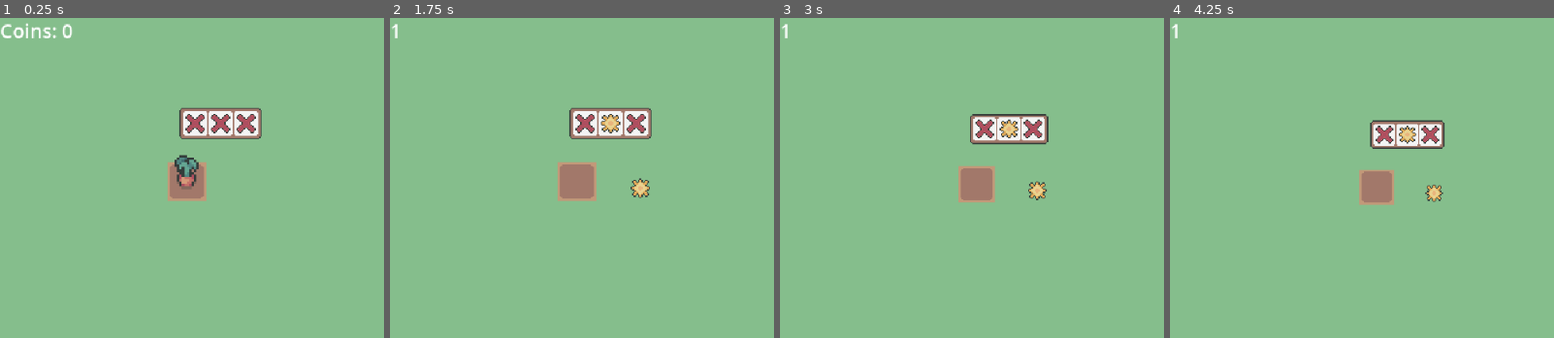
Above: before the commit, frames 1-4 (left to right).
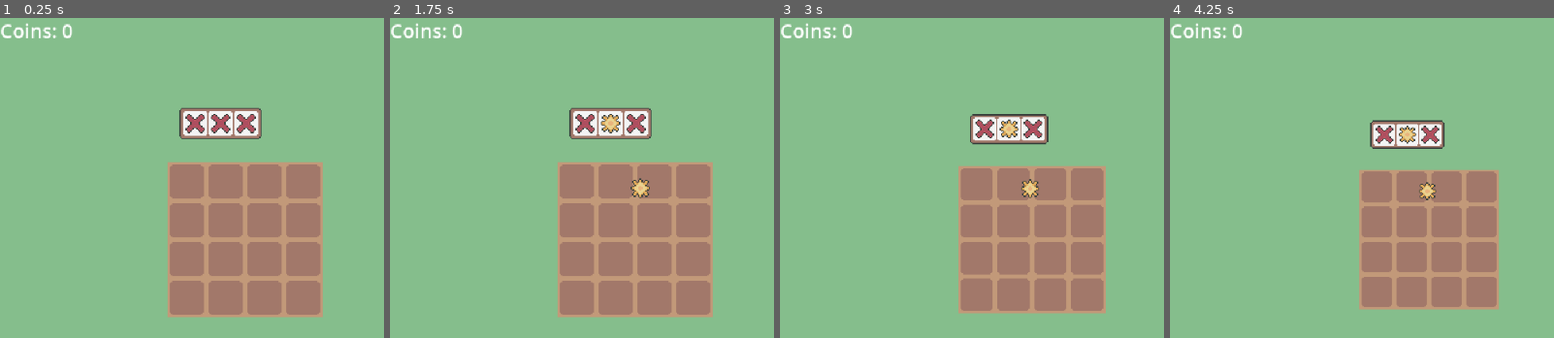
Above: after the commit, the same moments.

Repository: eric-marsh/farminata
Game: Godot game, scene res://scene/scene_switcher.tscn
Same seed, same stepped clock (60 frames per second), same inputs: the game is played once before the commit and once after it.
Inputs (mouse positions are in pixels of both pictures, inside the frame that each line leads up to):
- Up to frame 1 (0.25 s): no input
- Up to frame 2 (1.75 s): tap Enter at 0.5 s; drag from (608, 123) to (outside the picture) at 0.52 s; tap Space (ui_select) at 1.25 s; drag from (578, 181) to (739, 322) at 1.27 s
- Up to frame 3 (3 s): tap Enter at 2 s; move the mouse to (1029, 187) at 2.02 s; tap Mouse wheel down (SCROLL_DOWN) at 2.1 s; click (1029, 187) at 2.17 s; tap Space (ui_select) at 2.75 s; drag from (1129, 322) to (975, 184) at 2.77 s
- Up to frame 4 (4.25 s): tap Enter at 3.5 s; move the mouse to (outside the picture) at 3.52 s; tap Mouse wheel down (SCROLL_DOWN) at 3.6 s; click (outside the picture) at 3.67 s; tap Space (ui_select) at 3.77 s

The runs differ from the first frame. In frame 1, 19% of the frame differs, in the area x 43-85%, y 42-94%; in frame 2, 19%; in frame 3, 17%; in frame 4, 15%.

Commit message:
fix grid positioning

Diff:
--- a/scene/droppable.tscn
+++ b/scene/droppable.tscn
@@ -4,7 +4,6 @@
 [ext_resource type="Texture2D" uid="uid://rxlpd65q3trl" path="res://img/slots/symbols/carrot_seed.png" id="1_j5dow"]
 
 [sub_resource type="CircleShape2D" id="CircleShape2D_34vfq"]
-radius = 6.0
 
 [node name="Droppable" type="RigidBody2D" groups=["droppable"]]
 z_index = 1
--- a/scene/main.tscn
+++ b/scene/main.tscn
@@ -21,6 +21,7 @@
 paired_plot_grid = NodePath("../PlotGrid")
 
 [node name="PlotGrid" parent="PlotContainer" instance=ExtResource("4_0ha60")]
+num_plots = 16
 
 [node name="Drops" type="Node2D" parent="."]
 
--- a/script/canvas_layer.gd
+++ b/script/canvas_layer.gd
@@ -7,8 +7,6 @@
 func _process(delta: float) -> void:
 	pass
 
-
-
 func update_money_counter():
 	if Globals.Main:
 		$MarginContainer/VBoxContainer/HBoxContainer/MoneyLabel.text = str(Globals.Main.money_count)
--- a/script/plot.gd
+++ b/script/plot.gd
@@ -8,7 +8,8 @@
 @export var grow_type: Enum.Grow_Types = Enum.Grow_Types.None
 
 
-var size: Vector2
+
+var size: Vector2 = Vector2(32, 32)
 
 func _ready() -> void:
 	size = Vector2($Dirt.texture.get_width(), $Dirt.texture.get_height())
--- a/script/plot_grid.gd
+++ b/script/plot_grid.gd
@@ -1,25 +1,71 @@
 extends Node2D
 class_name plot_grid
 
-@export var num_plots = 10
+@export var num_plots = 1
 
 var plots: Array[plot] = []
 func _ready() -> void:
-	for c in get_children():
-		plots.push_back(c)
-	pass
+	reset_plots()
 
 func _process(delta: float) -> void:
+	reset_plots()
 	pass
 
 const PLOT = preload("res://scene/plot.tscn")
 func reset_plots():
 	for c in get_children():
+		plots.push_back(c)
+	for c in get_children():
 		c.queue_free()
 
-	var p = PLOT.instantiate() as plot
-	add_child(p)
-	plots.push_back(p)
+	var plots_left = num_plots
+	while plots_left > 0:
+		var p = PLOT.instantiate() as plot
+		p.position = get_square_position(num_plots - plots_left) * p.size
+		add_child(p)
+		plots.push_back(p)
+		plots_left -= 1
+
+
+func get_square_position(index: int) -> Vector2:
+	var num_columns = ceil(sqrt(num_plots))
+	match index:
+		0:
+			return Vector2(0, 0)
+		1:
+			return Vector2(1, 0)
+		2:
+			return Vector2(0, 1)
+		3:
+			return Vector2(1, 1)
+		4:
+			return Vector2(2, 0)
+		5:
+			return Vector2(2, 1)
+		6:
+			return Vector2(0, 2)
+		7:
+			return Vector2(1, 2)
+		8:
+			return Vector2(2, 2)
+		9:
+			return Vector2(3, 0)
+		10:
+			return Vector2(3, 1)
+		11:
+			return Vector2(3, 2)
+		12:
+			return Vector2(0, 3)
+		13:
+			return Vector2(1, 3)
+		14:
+			return Vector2(2, 3)
+		15:
+			return Vector2(3, 3)
+		_:
+			return Vector2.ZERO
+
+
 
 func get_random_plot_position() -> Vector2:
 	var p = plots.pick_random()
--- a/script/slot_machine.gd
+++ b/script/slot_machine.gd
@@ -56,7 +56,9 @@
 		if slots[i] == Enum.Drop_Type.Blurry:
 			var output_type = get_random_slot_output()
 			slots[i] = output_type
-			var target_pos = paired_plot_grid.get_random_plot_position()
+			#var target_pos = paired_plot_grid.get_random_plot_position()
+			var target_pos = Vector2.ZERO
+
 			update_slot_symbols_images()
 
 			# spawn output
